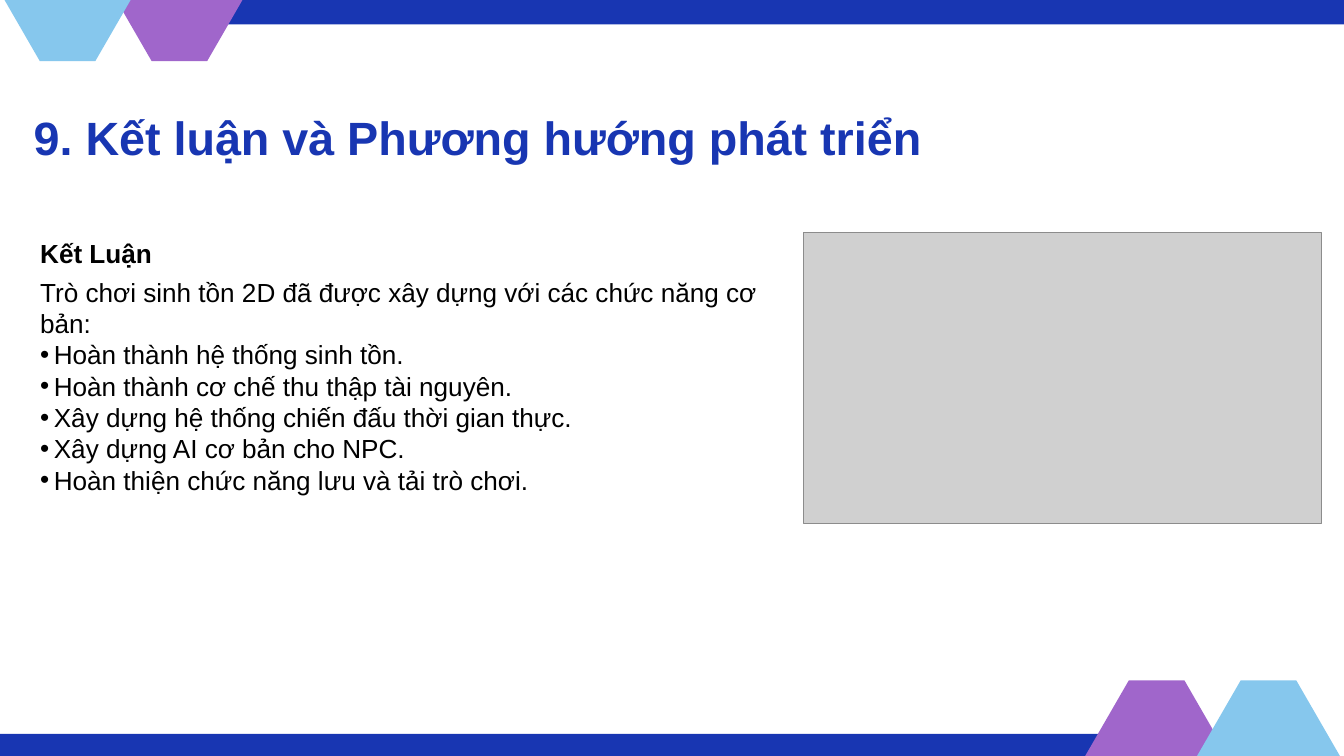
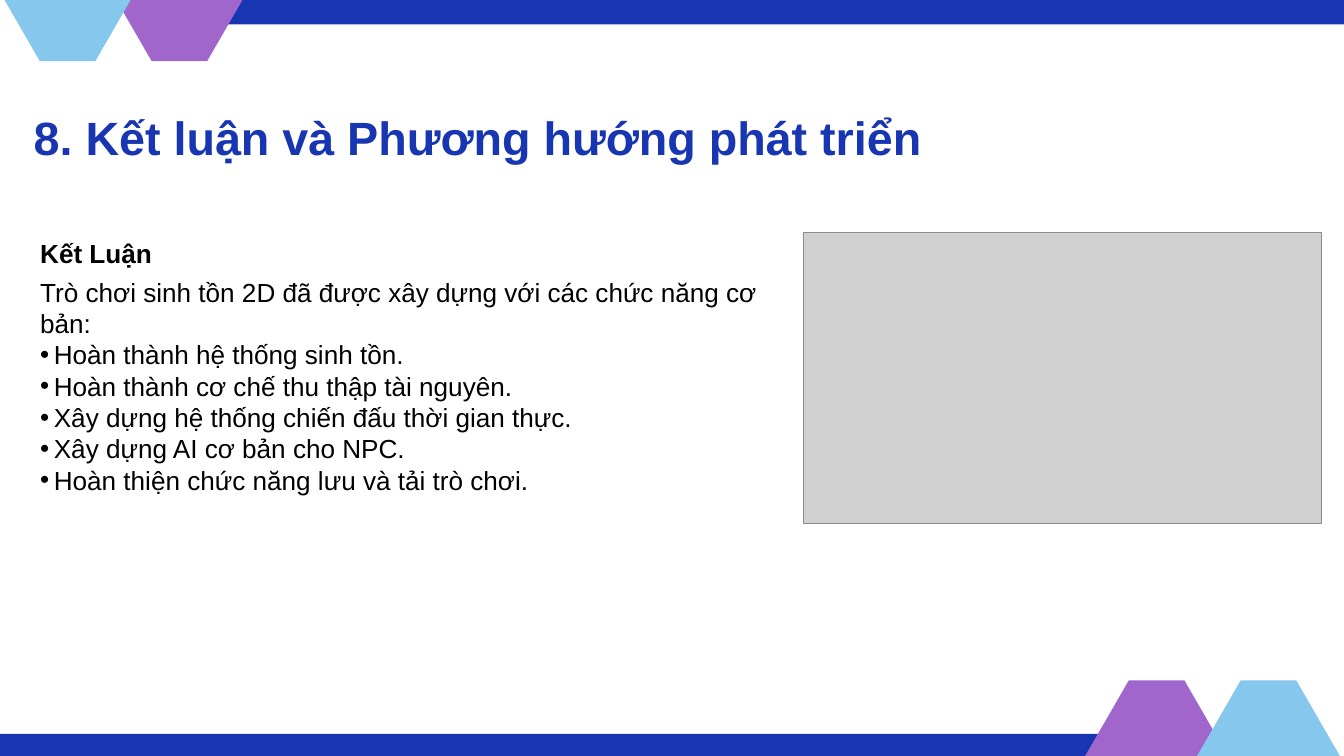
Before and after one commit to HaGiaLoc/tn-da22ttd-110122103-hagialoc-xaydungtrochoisinhton2d, a slide deck: slide 14 of thesis/abs/tn_slide.pptx. Drawn at 1344x756 pixels with LibreOffice and Linux fonts; fonts in the diff are those of the drawing; grey boxes stand for pictures. Boxes give left, top, right and bottom in pixels: in the first picture for what was removed or moved away, otherwise in the second. Text is boxed around its words. In the diff, an @@ line names an element or a change of style, - is before the commit and + after.

```diff
--- a/thesis/abs/tn_slide.pptx
+++ b/thesis/abs/tn_slide.pptx
@@ text at <box>34,118,921,164</box>: text changed @@
-9. Kết luận và Phương hướng phát triển
+8. Kết luận và Phương hướng phát triển
```
Also in this commit, not shown: 5 other slides changed.
